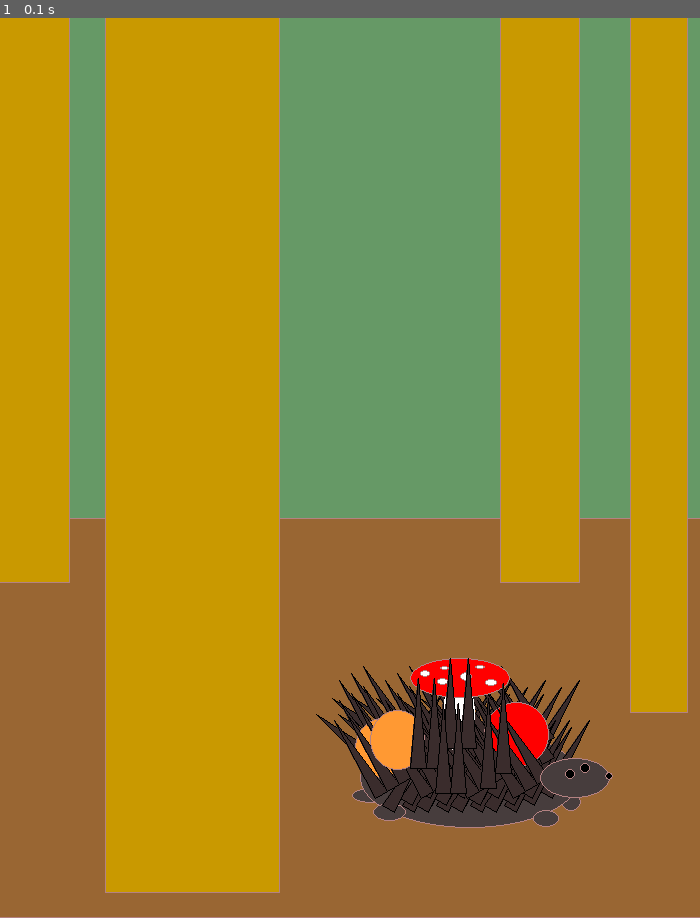
Above: before the commit, frame 1.
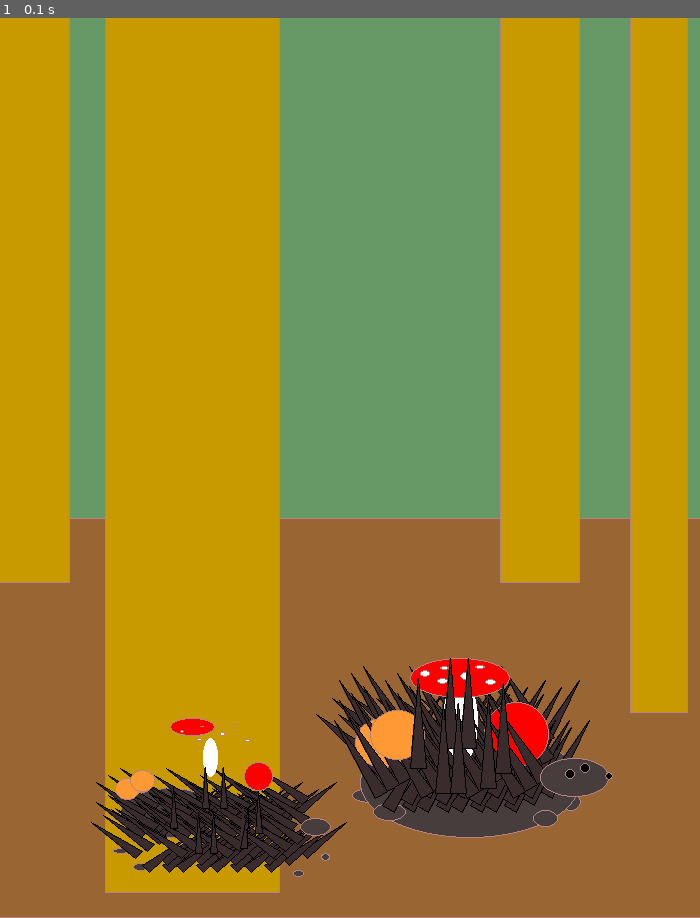
Above: after the commit, the same moment.

Repository: s4nktum/infa_2021
Game: pygame game, started from lab3/Ex_2.py
Same seed, same stepped clock (60 frames per second), same inputs: the game is played once before the commit and once after it.
Inputs:
- Up to frame 1 (0.1 s): no input

The runs differ from the first frame. In frame 1, 3.3% of the frame differs, in the area x 13-88%, y 72-96%.

Commit message:
Начал переделку ежа В процессе

Diff:
--- a/lab3/Ex_2.py
+++ b/lab3/Ex_2.py
@@ -2,6 +2,7 @@
 from pygame.draw import *
 
 pygame.init()
+
 screen = pygame.display.set_mode((700, 900))
 screen.fill((102, 153, 102))
 FPS = 30
@@ -18,6 +19,52 @@
 BODY = (71, 61, 61)
 
 
+def main():
+    # Ground
+    draw_rect(EARTH, LIGHT, -5, 500, 710, 400)
+    # Trees
+    draw_rect(YELLOW, LIGHT, -5, -5, 75, 570)
+    draw_rect(YELLOW, LIGHT, 105, -5, 175, 880)
+    draw_rect(YELLOW, LIGHT, 500, -5, 80, 570)
+    draw_rect(YELLOW, LIGHT, 630, -5, 58, 700)
+    draw_hedgehog(360, 710, 220)  # Рисует ежа в точке x, y, шириной width
+    draw_hedgehog(120, 770, 100)
+
+
+def draw_hedgehog(x, y, width_hh):
+    height_hh = width_hh/2
+    width_paw_1 = width_hh/5.5
+    height_paw_1 = width_paw_1* .375
+    width_paw_2 = width_hh/11
+    height_paw_2 = width_paw_2*0.9
+    width_paw_3 = width_hh*0.15
+    height_paw_3 = width_paw_3/1.83
+    width_paw_4 = width_hh*0.118
+    height_paw_4 = width_paw_4/1.52
+    multiplier = width_hh / 220
+    head_width = width_hh*0.318
+    head_height = head_width/1.75
+    draw_ell(BODY, LIGHT, x - 8, y + 60,  width_paw_1, height_paw_1)  # Paw
+    draw_ell(BODY, LIGHT, x + 201, y + 65, width_paw_2, height_paw_2)  # Paw
+    draw_ell(BODY, LIGHT, x, y, width_hh, height_hh)  # Body
+    draw_spikes_1(x + 20, y + 50, multiplier)
+    draw_ell(BODY, LIGHT, x + 13, y + 75, width_paw_3, height_paw_3)  # Paw
+    draw_ell(BODY, LIGHT, x + 173, y + 82, width_paw_4, height_paw_4)  # Paw
+    draw_spikes_4(x + 170, y + 30, multiplier)
+    draw_spikes_4(x + 180, y + 70, multiplier)
+    draw_spikes_4(x + 160, y + 70, multiplier)
+    draw_spikes_3(x + 20, y + 30, multiplier)
+    draw_spikes_3(x + 20, y + 50, multiplier)
+    draw_amanita(x + 50, y - 70, multiplier)
+    draw_mroom(x - 5, y - 10, multiplier)
+    draw_apple(x + 124, y - 26, multiplier)
+    draw_spikes_3(x + 15, y + 70, multiplier)
+    draw_mroom(x + 10, y - 18, multiplier)
+    draw_spikes_2(x + 50, y + 40,multiplier)
+    draw_ell(BODY, LIGHT, x + 180, y + 30, head_width, head_height)  # Head
+    draw_eyes_nose(585, 750, multiplier)
+
+
 def draw_line(color, pos1, pos2, x, y, width):  # Draws a line
     line(screen, color, [pos1, pos2], [x, y], width)
 
@@ -27,7 +74,7 @@
     rect(screen, border, [pos1, pos2, x, y], 1)
 
 
-def draw_eyes_nose(x, y):
+def draw_eyes_nose(x, y,  multiplier):
     circle(screen, (0, 0, 0), (x, y), 5)
     circle(screen, LIGHT, (x, y), 5, 1)
     circle(screen, (0, 0, 0), (x - 15, y + 6), 5)
@@ -41,155 +88,157 @@
     ellipse(screen, border, [pos1, pos2, x, y], 1)
 
 
-def draw_spikes_1(x, y):
+def draw_spikes_1(x, y, spike_multiplier):
     d = 0
+    base = 14*spike_multiplier
+    spike_length = 4050**0.5*spike_multiplier
     for i in range(1, 8):
         polygon(screen, SPIKE, [(x + d, y),
-                                (x + 14 + d, y - 14),
-                                (x - 4050**0.5 + d, y - 4050**0.5)])
+                                (x + base + d, y - base),
+                                (x - spike_length + d, y - spike_length)])
         polygon(screen, DARK, [(x + d, y),
-                               (x + 14 + d, y - 14),
-                               (x - 4050**0.5 + d, y - 4050**0.5)], 1)
+                               (x + base + d, y - base),
+                               (x - spike_length + d, y - spike_length)], 1)
         polygon(screen, SPIKE, [(x + 16 + d, y - 16),
-                                (x + 14 + d + 16, y - 14 - 16),
-                                (x - 4050 ** 0.5 + d + 16, y - 4050 ** 0.5 - 16)])
+                                (x + base + d + 16, y - base - 16),
+                                (x - spike_length + d + 16, y - spike_length - 16)])
         polygon(screen, DARK, [(x + d + 16, y - 16),
-                               (x + 14 + d + 16, y - 14 - 16),
-                               (x - 4050 ** 0.5 + d + 16,
-                                y - 4050 ** 0.5 - 16)], 1)
+                               (x + base + d + 16, y - base - 16),
+                               (x - spike_length + d + 16,
+                                y - spike_length - 16)], 1)
         d += 22
 
 
-def draw_spikes_2(x, y):
-    a = 16  # base of triangle
+def draw_spikes_2(x, y, multiplier):
+    base = 16*multiplier  # base of triangle
+    spike_length = 90*multiplier
     dx = 0  # change pos of x
     dy = 0  # change pos of y
 
-    polygon(screen, SPIKE, [(x + dx, y + dy), (x + dx + a, y + dy), (x + dx + a/2, y + dy - 90)])
-    polygon(screen, DARK, [(x + dx, y + dy), (x + dx + a, y + dy), (x + 8 + dx,
-                                                                    y + dy - 90)], 1)
-    dx = 16
-    polygon(screen, SPIKE, [(x + dx, y + dy), (x + dx + a, y + dy), (x + dx + a / 2, y + dy - 90)])
-    polygon(screen, DARK, [(x + dx, y + dy), (x + dx + a, y + dy), (x + 8 + dx,
-                                                                    y + dy - 90)], 1)
+    polygon(screen, SPIKE, [(x + dx, y + dy), (x + dx + base, y + dy), (x + dx + base/2,
+                                                                        y + dy - spike_length)])
+    polygon(screen, DARK, [(x + dx, y + dy), (x + dx + base, y + dy), (x + base/2 + dx,
+                                                                       y + dy - spike_length)], 1)
     dx = 32
     dy = -20
-    polygon(screen, SPIKE, [(x + dx, y + dy), (x + dx + a, y + dy), (x + dx + a / 2, y + dy - 90)])
-    polygon(screen, DARK, [(x + dx, y + dy), (x + dx + a, y + dy), (x + 8 + dx,
-                                                                    y + dy - 90)], 1)
+    polygon(screen, SPIKE, [(x + dx, y + dy), (x + dx + base, y + dy), (x + dx + base/2,
+                                                                        y + dy - spike_length)])
+    polygon(screen, DARK, [(x + dx, y + dy), (x + dx + base, y + dy), (x + base/2 + dx,
+                                                                       y + dy - spike_length)], 1)
     dx = 50
     dy = -20
-    polygon(screen, SPIKE, [(x + dx, y + dy), (x + dx + a, y + dy), (x + dx + a / 2, y + dy - 90)])
-    polygon(screen, DARK, [(x + dx, y + dy), (x + dx + a, y + dy), (x + 8 + dx,
-                                                                    y + dy - 90)], 1)
+    polygon(screen, SPIKE, [(x + dx, y + dy), (x + dx + base, y + dy), (x + dx + base/2,
+                                                                        y + dy - spike_length)])
+    polygon(screen, DARK, [(x + dx, y + dy), (x + dx + base, y + dy), (x + base/2 + dx,
+                                                                       y + dy - spike_length)], 1)
     dx = 25
     dy = 25
-    polygon(screen, SPIKE, [(x + dx, y + dy), (x + dx + a, y + dy), (x + dx + a / 2, y + dy - 90)])
-    polygon(screen, DARK, [(x + dx, y + dy), (x + dx + a, y + dy), (x + 8 + dx,
-                                                                    y + dy - 90)], 1)
+    polygon(screen, SPIKE, [(x + dx, y + dy), (x + dx + base, y + dy), (x + dx + base/2,
+                                                                        y + dy - spike_length)])
+    polygon(screen, DARK, [(x + dx, y + dy), (x + dx + base, y + dy), (x + base/2 + dx,
+                                                                       y + dy - spike_length)], 1)
     dx = 40
     dy = 25
-    polygon(screen, SPIKE, [(x + dx, y + dy), (x + dx + a, y + dy), (x + dx + a / 2, y + dy - 90)])
-    polygon(screen, DARK, [(x + dx, y + dy), (x + dx + a, y + dy), (x + 8 + dx,
-                                                                    y + dy - 90)], 1)
+    polygon(screen, SPIKE, [(x + dx, y + dy), (x + dx + base, y + dy), (x + dx + base/2,
+                                                                        y + dy - spike_length)])
+    polygon(screen, DARK, [(x + dx, y + dy), (x + dx + base, y + dy), (x + base/2 + dx,
+                                                                       y + dy - spike_length)], 1)
     dx = 70
     dy = 20
-    polygon(screen, SPIKE, [(x + dx, y + dy), (x + dx + a, y + dy), (x + dx + a / 2, y + dy - 90)])
-    polygon(screen, DARK, [(x + dx, y + dy), (x + dx + a, y + dy), (x + 8 + dx,
-                                                                    y + dy - 90)], 1)
+    polygon(screen, SPIKE, [(x + dx, y + dy), (x + dx + base, y + dy), (x + dx + base/2,
+                                                                        y + dy - spike_length)])
+    polygon(screen, DARK, [(x + dx, y + dy), (x + dx + base, y + dy), (x + 8 + dx,
+                                                                       y + dy - spike_length)], 1)
     dx = 85
     dy = 5
-    polygon(screen, SPIKE, [(x + dx, y + dy), (x + dx + a, y + dy), (x + dx + a / 2, y + dy - 90)])
-    polygon(screen, DARK, [(x + dx, y + dy), (x + dx + a, y + dy), (x + 8 + dx,
-                                                                    y + dy - 90)], 1)
-
-
-def draw_spikes_3(x, y):
-    a = 8  # base of triangle
+    polygon(screen, SPIKE, [(x + dx, y + dy), (x + dx + base, y + dy), (x + dx + base/2,
+                                                                        y + dy - spike_length)])
+    polygon(screen, DARK, [(x + dx, y + dy), (x + dx + base, y + dy), (x + base/2 + dx,
+                                                                       y + dy - spike_length)], 1)
+
+
+def draw_spikes_3(x, y, multiplier):
+    base = 8*multiplier  # base of triangle
+    spike_length = 77.94*multiplier
     dx = 0  # change pos of x
     dy = 0  # change pos of y
     for i in range(1, 5):
         for i in range(1, 4):
-            polygon(screen, SPIKE, [(x + dx, y - dy), (x + dx + 4 + a,
-                                                       y - 6.9 - dy), (x + dx - 45 + a / 2, y - 77.94 - dy)])
-            polygon(screen, DARK, [(x + dx, y - dy), (x + dx + 4 + a,
-                                                      y - 6.9 - dy), (x + dx - 45 + a / 2, y - 77.94 - dy)], 1)
+            polygon(screen, SPIKE, [(x + dx, y - dy), (x + dx + 4 + base,
+                                                       y - 6.9 - dy), (x + dx - 45 + base / 2, y - spike_length - dy)])
+            polygon(screen, DARK, [(x + dx, y - dy), (x + dx + 4 + base,
+                                                      y - 6.9 - dy), (x + dx - 45 + base / 2, y - spike_length - dy)], 1)
             dx += 12
             dy += 7
         dx += 10
         dy = 0
 
 
-def draw_spikes_4(x, y):
-    a = 8  # base of triangle
+def draw_spikes_4(x, y, multiplier):
+    base = 8 * multiplier  # base of triangle
+    spike_length = 77.94 * multiplier
     dx = 0  # change pos of x
     dy = 0  # change pos of y
     for i in range(1, 5):
         for i in range(1, 4):
             polygon(screen, SPIKE, [(x + dx, y - dy - 6.9),
-                                    (x + dx + 4 + a, y - dy), (x + dx + 45 + a / 2, y - 77.94 - dy)])
-            polygon(screen, DARK, [(x + dx, y - dy - 6.9), (x + dx + 4 + a, y - dy),
-                                   (x + dx + 45 + a / 2, y - 77.94 - dy)], 1)
+                                    (x + dx + 4 + base, y - dy), (x + dx + 45 + base/2, y - spike_length - dy)])
+            polygon(screen, DARK, [(x + dx, y - dy - 6.9), (x + dx + 4 + base, y - dy),
+                                   (x + dx + 45 + base/2, y - spike_length - dy)], 1)
             dx -= 18
             dy -= 7
         dx += 20
         dy = 0
 
 
-def draw_amanita(x, y):
-    ellipse(screen, WHITE, [(x + 63, y + 20), (- 30, 75)])
-    ellipse(screen, RED, [(x, y), (100, 40)])
-    ellipse(screen, LIGHT, [(x, y), (100, 40)], 1)
-    ellipse(screen, WHITE, [(x + 10, y + 12), (10, 7)])
-    ellipse(screen, LIGHT, [(x + 10, y + 12), (10, 7)], 1)
-    ellipse(screen, WHITE, [(x + 30, y + 8), (9, 4)])
-    ellipse(screen, LIGHT, [(x + 30, y + 8), (9, 4)], 1)
-    ellipse(screen, WHITE, [(x + 27, y + 20), (11, 7)])
-    ellipse(screen, LIGHT, [(x + 27, y + 20), (11, 7)], 1)
-    ellipse(screen, WHITE, [(x + 50, y + 14), (12, 9)])
-    ellipse(screen, LIGHT, [(x + 50, y + 14), (12, 9)], 1)
-    ellipse(screen, WHITE, [(x + 65, y + 7), (10, 4)])
-    ellipse(screen, LIGHT, [(x + 65, y + 7), (10, 4)], 1)
-    ellipse(screen, WHITE, [(x + 75, y + 21), (12, 7)])
-    ellipse(screen, LIGHT, [(x + 75, y + 21), (12, 7)], 1)
-
-
-def draw_mroom(x, y):
-    ellipse(screen, BROWN, [(x, y), (55, 60)])
-    ellipse(screen, LIGHT, [(x, y), (55, 60)], 1)
-
-
-def draw_apple(x, y):
-    ellipse(screen, RED, [(x, y), (65, 65)])
-    ellipse(screen, LIGHT, [(x, y), (65, 65)], 1)
-
-
-# Ground
-draw_rect(EARTH, LIGHT, -5, 500, 710, 400)
-# Trees
-draw_rect(YELLOW, LIGHT, -5, -5, 75, 570)
-draw_rect(YELLOW, LIGHT, 105, -5, 175, 880)
-draw_rect(YELLOW, LIGHT, 500, -5, 80, 570)
-draw_rect(YELLOW, LIGHT, 630, -5, 58, 700)
-draw_ell(BODY, LIGHT, 352, 770, 40, 15)  # Paw
-draw_ell(BODY, LIGHT, 561, 775, 20, 18)  # Paw
-draw_ell(BODY, LIGHT, 360, 710, 220, 100)  # Body
-draw_spikes_1(380, 760)
-draw_ell(BODY, LIGHT, 373, 785, 33, 18)  # Paw
-draw_ell(BODY, LIGHT, 533, 792, 26, 17)  # Paw
-draw_spikes_4(530, 740)
-draw_spikes_4(540, 780)
-draw_spikes_4(520, 780)
-draw_spikes_3(380, 740)
-draw_spikes_3(380, 760)
-draw_amanita(410, 640)
-draw_mroom(355, 700)
-draw_apple(484, 684)
-draw_spikes_3(375, 780)
-draw_mroom(370, 692)
-draw_spikes_2(410, 750)
-draw_ell(BODY, LIGHT, 540, 740, 70, 40)  # Head
-draw_eyes_nose(585, 750)
+def draw_amanita(x, y, multiplier):
+    foot_width = 35*multiplier
+    foot_heigth = foot_width/0.4
+    hat_width = foot_width/0.35
+    hat_height = hat_width*0.4
+    spot_width_1 = foot_width/3.5
+    spot_height_1 = spot_width_1*0.7
+    spot_width_2 = foot_width/3.888
+    spot_height_2 = spot_width_2/2.25
+    spot_width_3 = foot_width/3.1818
+    spot_height_3 = spot_width_3*0.636
+    spot_width_4 = foot_width/2.917
+    spot_height_4 = spot_width_4*0.75
+    spot_width_5 = foot_width/3.5
+    spot_height_5 = spot_width_5*0.4
+    spot_width_6 = foot_width/2.917
+    spot_height_6 = spot_width_6*0.583
+    ellipse(screen, WHITE, [(x + 33, y + 20), (foot_width, foot_heigth)])
+    ellipse(screen, RED, [(x, y), (hat_width, hat_height)])
+    ellipse(screen, LIGHT, [(x, y), (hat_width, hat_height)], 1)
+    ellipse(screen, WHITE, [(x + 10, y + 12), (spot_width_1, spot_height_1)])
+    ellipse(screen, LIGHT, [(x + 10, y + 12), (spot_width_1, spot_height_1)], 1)
+    ellipse(screen, WHITE, [(x + 30, y + 8), (spot_width_2, spot_height_2)])
+    ellipse(screen, LIGHT, [(x + 30, y + 8), (spot_width_2, spot_height_2)], 1)
+    ellipse(screen, WHITE, [(x + 27, y + 20), (spot_width_3, spot_height_3)])
+    ellipse(screen, LIGHT, [(x + 27, y + 20), (spot_width_3, spot_height_3)], 1)
+    ellipse(screen, WHITE, [(x + 50, y + 14), (spot_width_4, spot_height_4)])
+    ellipse(screen, LIGHT, [(x + 50, y + 14), (spot_width_4, spot_height_4)], 1)
+    ellipse(screen, WHITE, [(x + 65, y + 7), (spot_width_5, spot_height_5)])
+    ellipse(screen, LIGHT, [(x + 65, y + 7), (spot_width_5, spot_height_5)], 1)
+    ellipse(screen, WHITE, [(x + 75, y + 21), (spot_width_6, spot_height_6)])
+    ellipse(screen, LIGHT, [(x + 75, y + 21), (spot_width_6, spot_height_6)], 1)
+
+
+def draw_mroom(x, y, multiplier):
+    mroom_width = 55*multiplier
+    mroom_height = mroom_width*0.917
+    ellipse(screen, BROWN, [(x, y), (mroom_width, mroom_height)])
+    ellipse(screen, LIGHT, [(x, y), (mroom_width, mroom_height)], 1)
+
+
+def draw_apple(x, y, multiplier):
+    apple_size = 65*multiplier
+    ellipse(screen, RED, [(x, y), (apple_size, apple_size)])
+    ellipse(screen, LIGHT, [(x, y), (apple_size, apple_size)], 1)
+
+
+main()
 
 
 '''# coordinate grid
